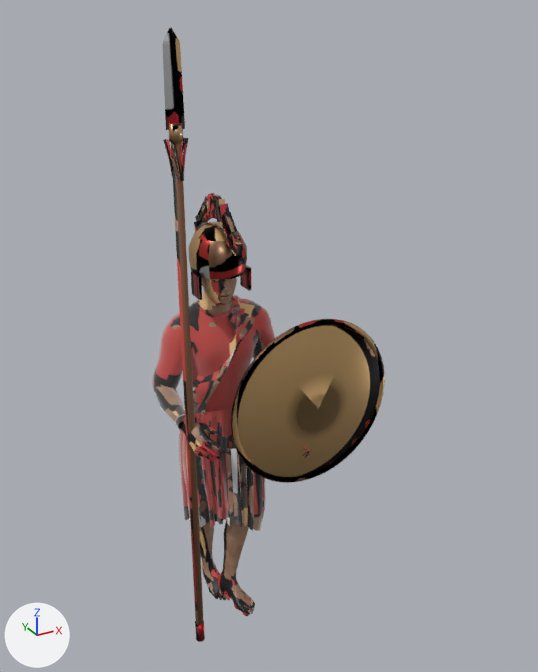
An edit to the glTF model reels/porus/assets/soldiers_glb/greek_red.glb, drawn before and after from the same camera.
Before and after are seen from a 50 mm lens placed at (-1.26, -2.64, 2.68), pointed at (0.2, 0.01, 1.35). Every picture has the same lights, and +X, +Y and +Z are marked at lower left. The older version comes first. Vertices at exactly the same position are counted once.

The older version as bpy lines, for what is in view:
```python
ob_a_greek_red = bpy.data.objects.new('A_greek_red', me_aspis_001)
ob_a_greek_red.location = (0.0, 0.0, 0.0)
```
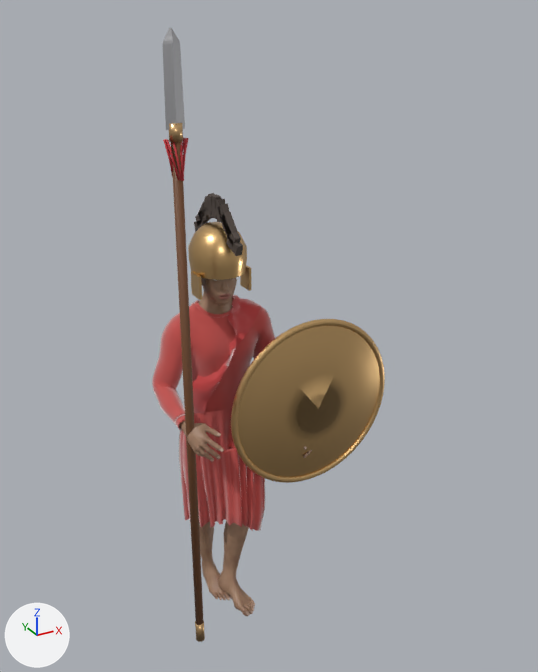
The edits, one by one:
In material 'a_bronze' (mat_a_bronze), texture is no longer img_greek_red_albedo.
In material 'a_bronze' (mat_a_bronze), base_color is now set to (0.78, 0.5, 0.22), beige #e5bc81.
In material 'k_steel.005' (mat_k_steel_005), texture is no longer img_greek_red_albedo.
In material 'k_steel.005' (mat_k_steel_005), base_color is now set to (0.62, 0.62, 0.64), light grey #ceced1.
me_aspis_001 has 22345 vertices, 43856 faces and spans x -0.32..0.75, y -0.35..0.3, z 0.0..2.62.
me_aspis_001 is used by ob_a_greek_red; location (0.0, 0.0, 0.0).
me_aspis_001 part 1: texture (UV) coordinates of 43856 of 43856 faces, centred in x -0.32..0.75, y -0.35..0.3, z 0.0..2.62, changed; they spanned u 0.0..1.0, v 0.0..1.0 and now span u 0.0..1.0, v 0.0..1.0.

Location of each change, (x1, y1, x2, y2) in pixels of the pictures (538 x 672 px):
'A_greek_red', surface changed
    both: (152, 27, 385, 642)
